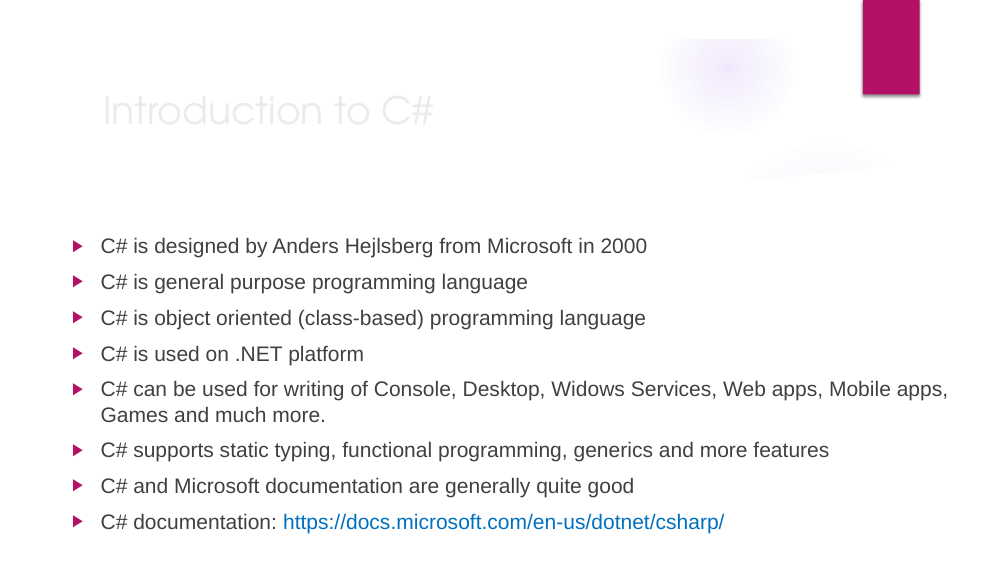
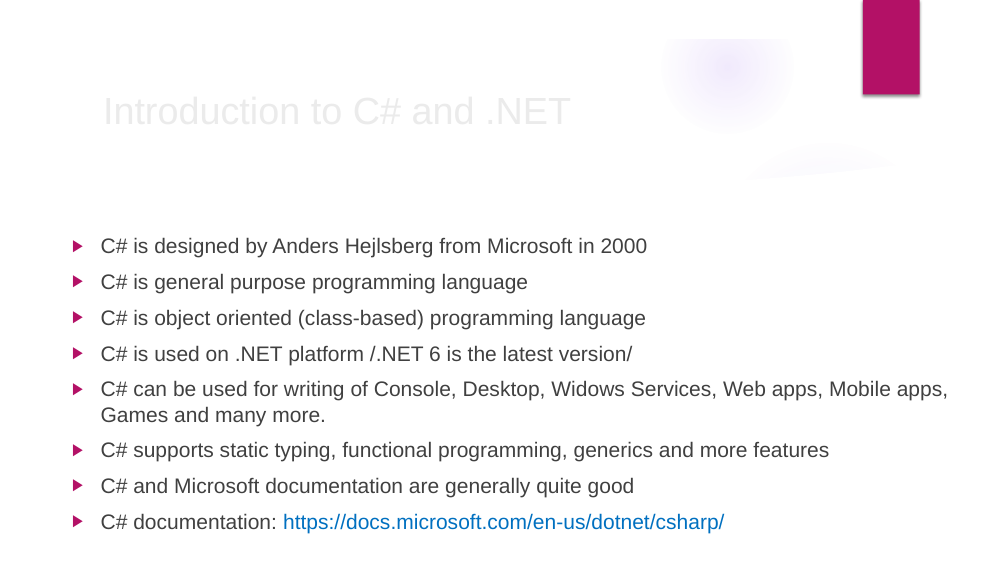
Before and after one commit to velizar92/CSharp-Programming-Presentations, a slide deck: slide 2 of C# Basics.pptx. Drawn at 1008x567 pixels with LibreOffice and Linux fonts; fonts in the diff are those of the drawing; background and template pictures are left out. Boxes give left, top, right and bottom in pixels: in the first picture for what was removed or moved away, otherwise in the second. Text is boxed around its words. In the diff, an @@ line names an element or a change of style, - is before the commit and + after.

```diff
--- a/C# Basics.pptx
+++ b/C# Basics.pptx
@@ title at (x1=95, y1=80, x2=820, y2=138): text changed; font TeX Gyre Adventor to Arial @@
-Introduction to C#
+Introduction to C# and .NET
@@ text at (x1=101, y1=345, x2=948, y2=426): text changed @@
-▶ C# is used on .NET platform
-▶ C# can be used for writing of Console, Desktop, Widows Services, Web apps, Mobile apps, Games and much more.
+▶ C# is used on .NET platform /.NET 6 is the latest version/
+▶ C# can be used for writing of Console, Desktop, Widows Services, Web apps, Mobile apps, Games and many more.
```
Also in this commit, not shown: 3 other slides changed, 6 slides added.
